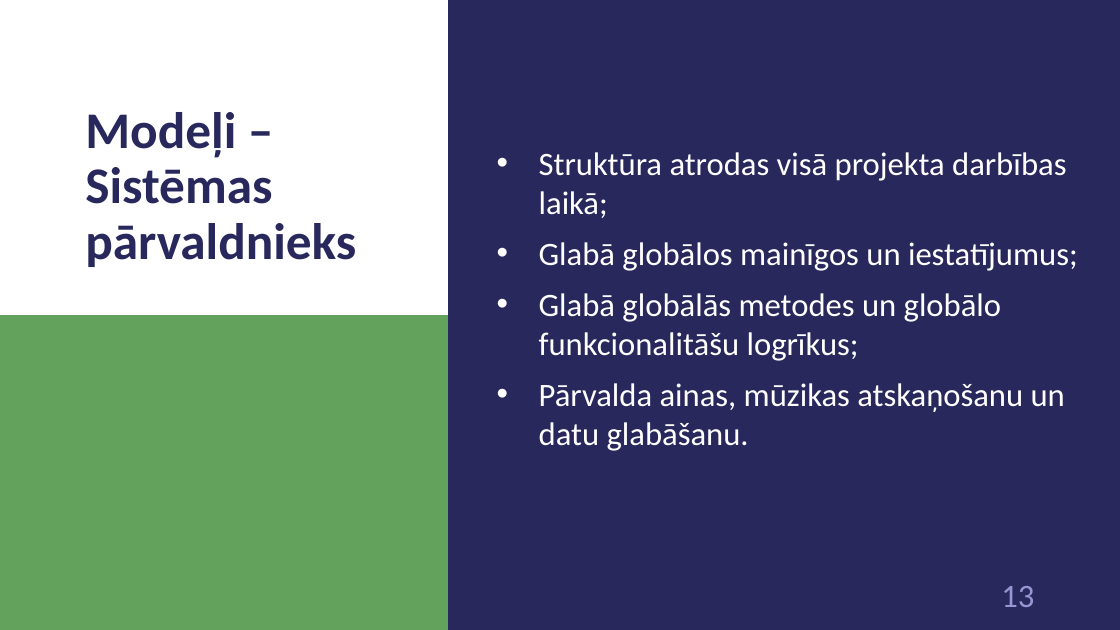
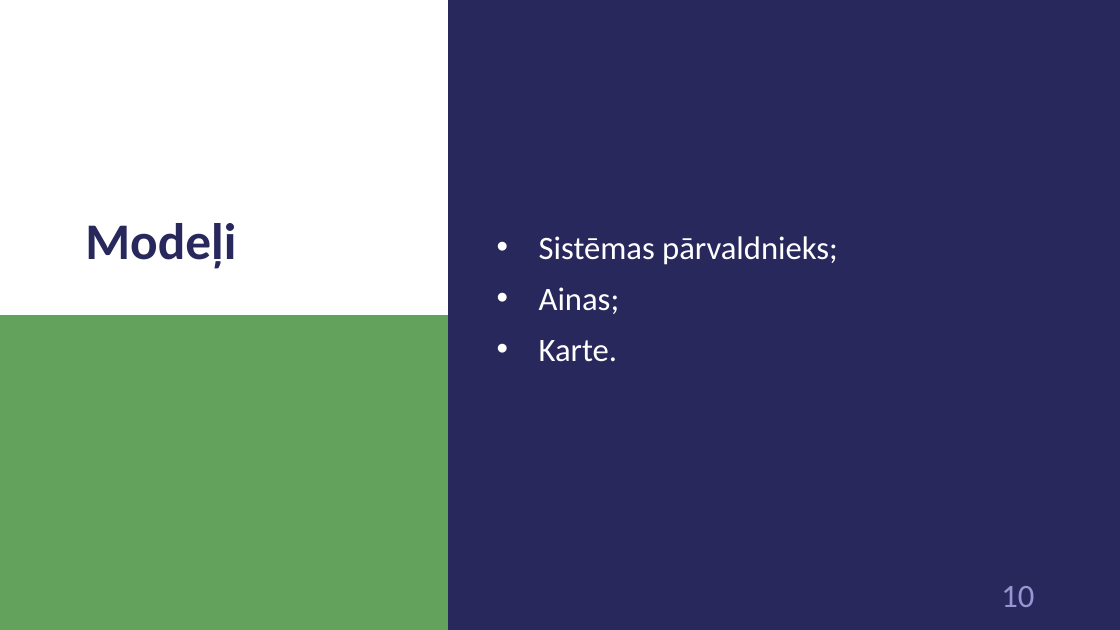
Before and after one commit to 1ivyatan/drumstalotajs, a slide deck: slide 10 of Documentation/Prezentācija.pptx (slide 13 before the commit). Drawn at 1120x630 pixels with LibreOffice and Linux fonts; fonts in the diff are those of the drawing. Boxes give left, top, right and bottom in pixels: in the first picture for what was removed or moved away, otherwise in the second. Text is boxed around its words. In the diff, an @@ line names an element or a change of style, - is before the commit and + after.

```diff
--- a/Documentation/Prezentācija.pptx
+++ b/Documentation/Prezentācija.pptx
@@ title at [85,223,236,269]: text changed @@
-Modeļi – Sistēmas pārvaldnieks
+Modeļi
@@ text at [539,236,838,362]: text changed @@
-• Struktūra atrodas visā projekta darbības laikā;
-• Glabā globālos mainīgos un iestatījumus;
-• Glabā globālās metodes un globālo funkcionalitāšu logrīkus;
-• Pārvalda ainas, mūzikas atskaņošanu un datu glabāšanu.
+• Sistēmas pārvaldnieks;
+• Ainas;
+• Karte.
@@ page number at [1001,586,1034,607]: text changed @@
-13
+10
```
Also in this commit, not shown: 2 other slides changed, 16 slides removed.
